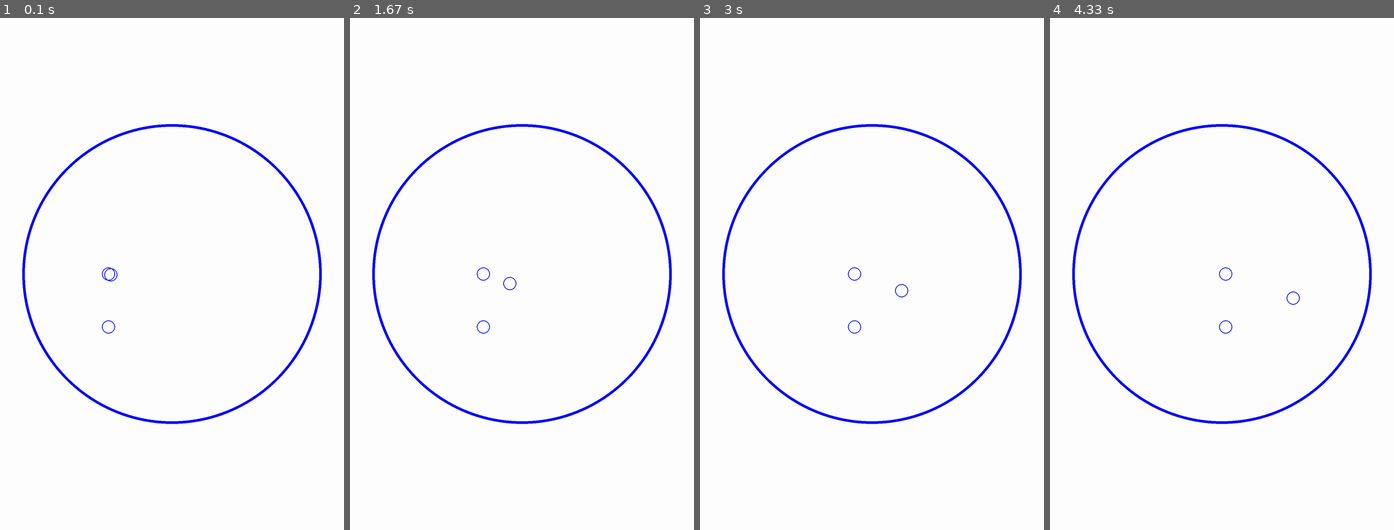
Above: before the commit, frames 1-4 (left to right).
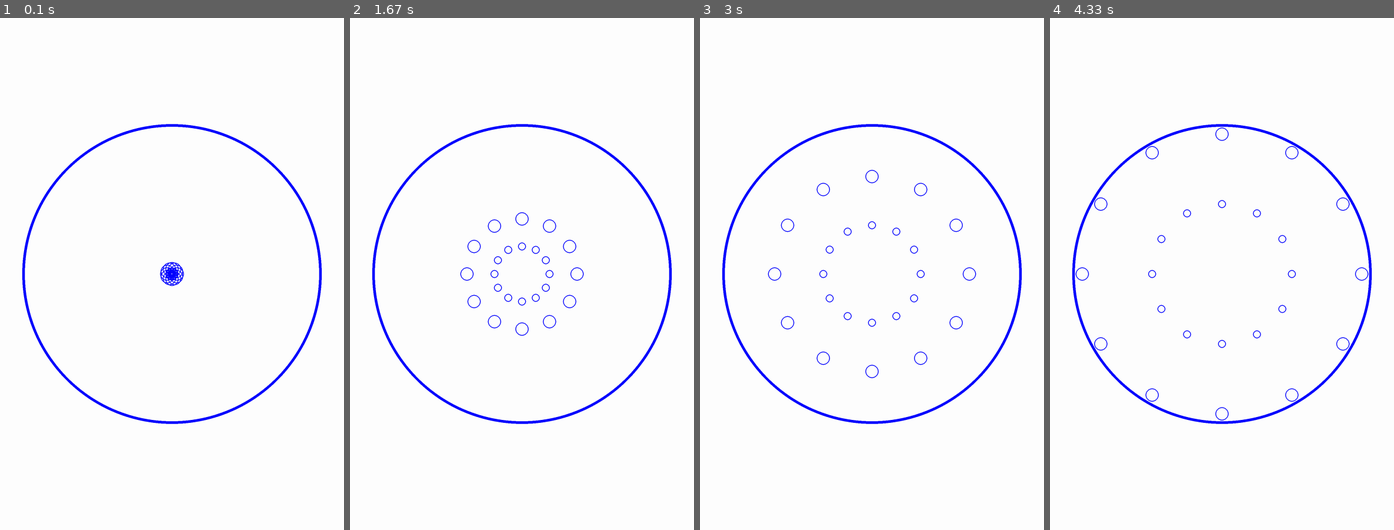
Above: after the commit, the same moments.

Repository: Archanciel/Learning_Pygame
Game: pygame game, started from bouncing_ball_imperfect_collide/move_particle_basic.py
Same seed, same stepped clock (60 frames per second), same inputs: the game is played once before the commit and once after it.
Inputs:
- Up to frame 1 (0.1 s): no input
- Up to frame 2 (1.67 s): no input
- Up to frame 3 (3 s): no input
- Up to frame 4 (4.33 s): no input

The runs differ from the first frame. In frame 1, 0.3% of the frame differs, in the area x 29-54%, y 47-62%; in frame 2, 0.6%; in frame 3, 0.6%; in frame 4, 0.6%, in the area x 7-93%, y 21-79%.

Commit message:
bunch moving in all directions

Diff:
--- a/bouncing_ball_imperfect_collide/move_particle_basic.py
+++ b/bouncing_ball_imperfect_collide/move_particle_basic.py
@@ -20,17 +20,30 @@
 pygame.display.set_caption('Move particle basic')
 (w, h) = screen.get_size()
 
+if os.name == 'posix':
+	circleX = w / 2
+	circleY = h / 2
+	circleR = (h / 3) - 100
+else:
+	circleX = w / 2
+	circleY = w / 2
+	circleR = (h / 2) - 105
+
+my_particles = []
+my_particles2 = []
+
+angleTwelth = 360 / 12
 
 if os.name == 'posix':
-	my_particle_1 = Particle(screen = screen, x=400, y=1000, radius=25, thickness=3, angleDeg=100, speed=2)
-	my_particle_2 = Particle(screen = screen, x=400, y=1000, radius=25, thickness=3, angleDeg=90, speed=1)
-	my_particle_3 = Particle(screen = screen, x=400, y=1200, radius=25, thickness=3, angleDeg=90, speed=1)
+	for i in range(1, 13):
+		angleDeg = i * angleTwelth
+		my_particles.append(Particle(screen = screen, x=circleX, y=circleY, radius=25, thickness=3, angleDeg=angleDeg, speed=2))
+		my_particles2.append(Particle(screen = screen, x=circleX, y=circleY, radius=15, thickness=3, angleDeg=angleDeg, speed=1))
 else:
-	my_particle_1 = Particle(screen = screen, x=100, y=300, radius=25, thickness=1, angleDeg=100, speed=0.2)
-	my_particle_2 = Particle(screen = screen, x=100, y=300, radius=25, thickness=1, angleDeg=90, speed=0.1)
-	my_particle_3 = Particle(screen = screen, x=100, y=500, radius=25, thickness=1, angleDeg=90, speed=0.1)
-
-
+	for i in range(1, 13):
+		angleDeg = i * angleTwelth
+		my_particles.append(Particle(screen = screen, x=circleX, y=circleY, radius=25, thickness=1, angleDeg=angleDeg, speed=0.2))
+		my_particles2.append(Particle(screen = screen, x=circleX, y=circleY, radius=15, thickness=1, angleDeg=angleDeg, speed=0.1))
 
 running = True
 
@@ -41,23 +54,18 @@
 
 	screen.fill(background_colour)
 	if os.name == 'posix':
-		circleX = w / 2
-		circleY = h / 2
-		circleR = (h / 3) - 100
 		pygame.draw.circle(screen, (0, 0, 255), (circleX, circleY), circleR, 10)
 	else:
-		circleX = w / 2
-		circleY = w / 2
-		circleR = (h / 2) - 105
 		pygame.draw.circle(screen, (0, 0, 255), (round(circleX), round(circleY)), round(circleR), 1)
 
-	my_particle_1.move(angleDeg=100)
-	my_particle_2.move(angleDeg=90)
-	my_particle_3.move_tuto(angleRad=math.pi / 2)
+	for particle in my_particles:
+		particle.move()
+		particle.display()
 
-	my_particle_1.display()
-	my_particle_2.display()
-	my_particle_3.display()
+	for particle in my_particles2:
+		particle.move_tuto()
+		particle.display()
+	#my_particle_3.move_tuto(angleRad=math.pi / 2)
 
 	pygame.display.flip()
 pygame.quit()
--- a/bouncing_ball_imperfect_collide/particle.py
+++ b/bouncing_ball_imperfect_collide/particle.py
@@ -9,12 +9,16 @@
 		self.x = x
 		self.y = y
 		self.radius = radius
+		self.angleDeg = angleDeg
 		self.angleRad = math.radians(angleDeg)
 		self.speed = speed
 		self.colour = (0, 0, 255)
 		self.thickness = thickness
 
-	def move(self, angleDeg):
+	def move(self, angleDeg=0):
+		if angleDeg == 0:
+			angleDeg = self.angleDeg
+
 		# angleDeg is the clockwise angle with 0 deg corresponding to 12 o'clock'
 		angleRad = math.radians(angleDeg) - math.pi / 2
 		dx = self.speed * math.cos(angleRad)
@@ -22,7 +26,10 @@
 		self.x += dx
 		self.y += dy
 
-	def move_tuto(self, angleRad):
+	def move_tuto(self, angleRad = 0):
+		if angleRad == 0:
+			angleRad = self.angleRad
+
 		# angleRad is the clockwise angle in radians with 0 rad corresponding to 12 o'clock'
 		dx = self.speed * math.sin(angleRad)
 		dy = self.speed * math.cos(angleRad)
